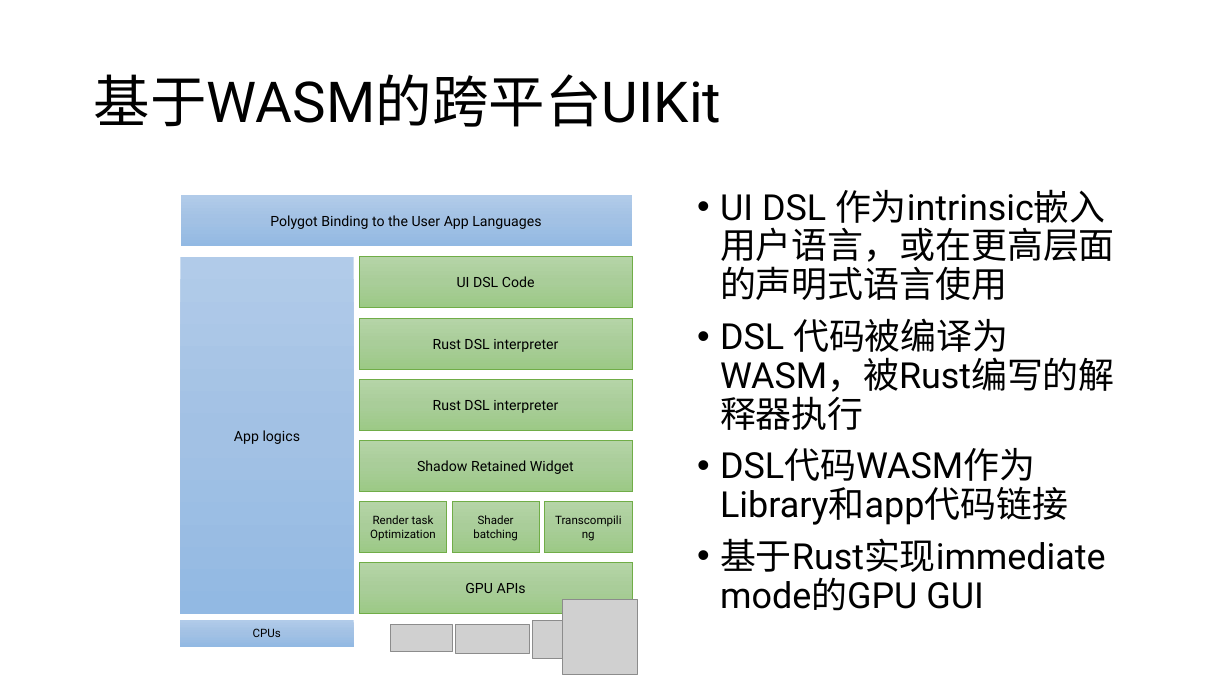
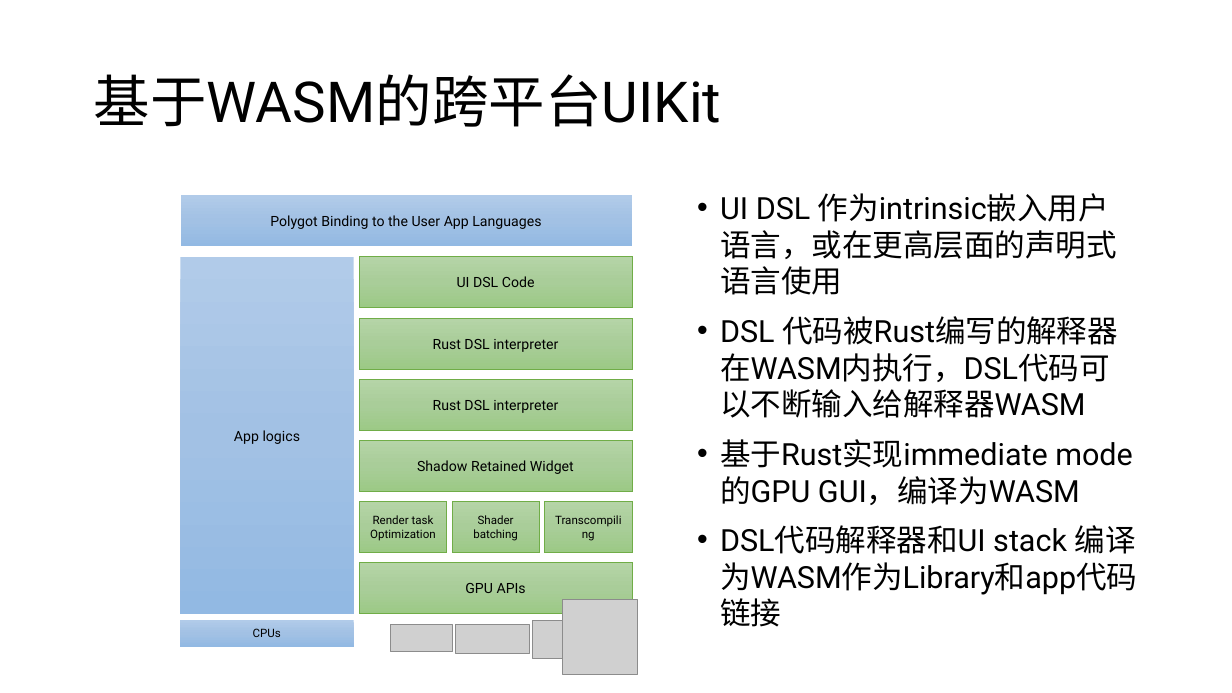
Before and after one commit to sbagga/mistyminds, a slide deck: slide 16 of _posts/Next Gen App Architecture.pptx. Drawn at 1232x693 pixels with LibreOffice and Linux fonts; fonts in the diff are those of the drawing; grey boxes stand for pictures. Boxes give left, top, right and bottom in pixels: in the first picture for what was removed or moved away, otherwise in the second. Text is boxed around its words. In the diff, an @@ line names an element or a change of style, - is before the commit and + after.

```diff
--- a/_posts/Next Gen App Architecture.pptx
+++ b/_posts/Next Gen App Architecture.pptx
@@ text at (720,193,1117,295): size 28 to 23.8 pt in "UI DSL 作为intrinsic嵌入用户语言，或在更高层面的声明式语言使用"; line spacing 0.9 to 1 @@
@@ text at (720,316,1137,595): text changed; size 28 to 23.8 pt @@
-• DSL 代码被编译为WASM，被Rust编写的解释器执行
-• DSL代码WASM作为Library和app代码链接
-• 基于Rust实现immediate mode的GPU GUI
+• DSL 代码被Rust编写的解释器在WASM内执行，DSL代码可以不断输入给解释器WASM
+• 基于Rust实现immediate mode的GPU GUI，编译为WASM
+• DSL代码解释器和UI stack 编译为WASM作为Library和app代码链接
```
